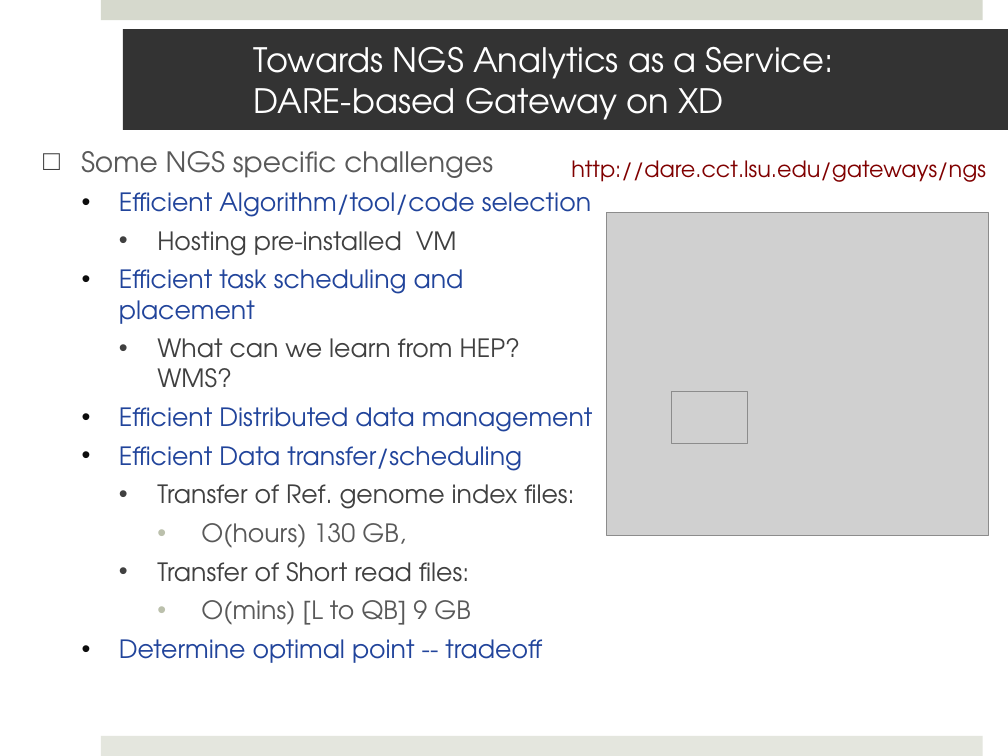
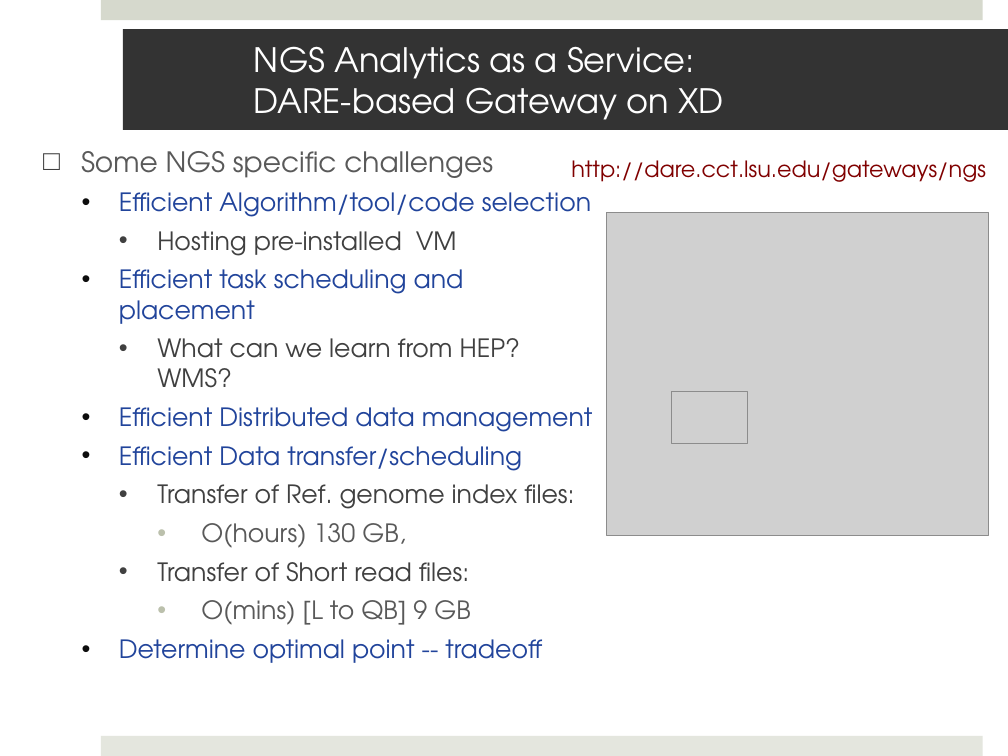
Before and after one commit to saga-project/saga-cpp-legacy-projects, a slide deck: slide 17 of saga-talks/ecmls11-dare.pptx (slide 16 before the commit). Drawn at 1008x756 pixels with LibreOffice and Linux fonts; fonts in the diff are those of the drawing; grey boxes stand for pictures; background and template pictures are left out. Boxes give left, top, right and bottom in pixels: in the first picture for what was removed or moved away, otherwise in the second. Text is boxed around its words. In the diff, an @@ line names an element or a change of style, - is before the commit and + after.

```diff
--- a/saga-talks/ecmls11-dare.pptx
+++ b/saga-talks/ecmls11-dare.pptx
@@ title at box(254, 46, 723, 120): text changed @@
-Towards NGS Analytics as a Service:
-DARE-based Gateway on XD
+NGS Analytics as a Service:
+DARE-based Gateway on XD
```
Also in this commit, not shown: 11 other slides changed, 2 slides added, 5 slides removed.
